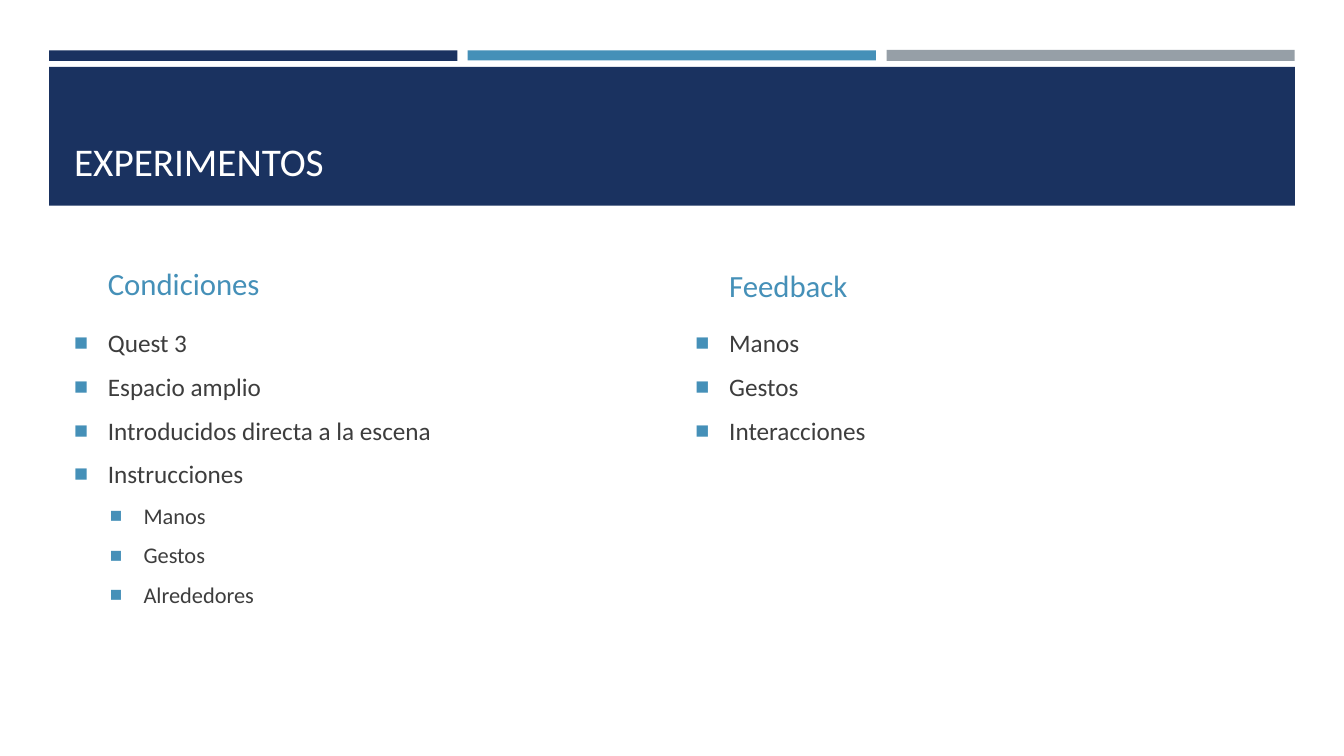
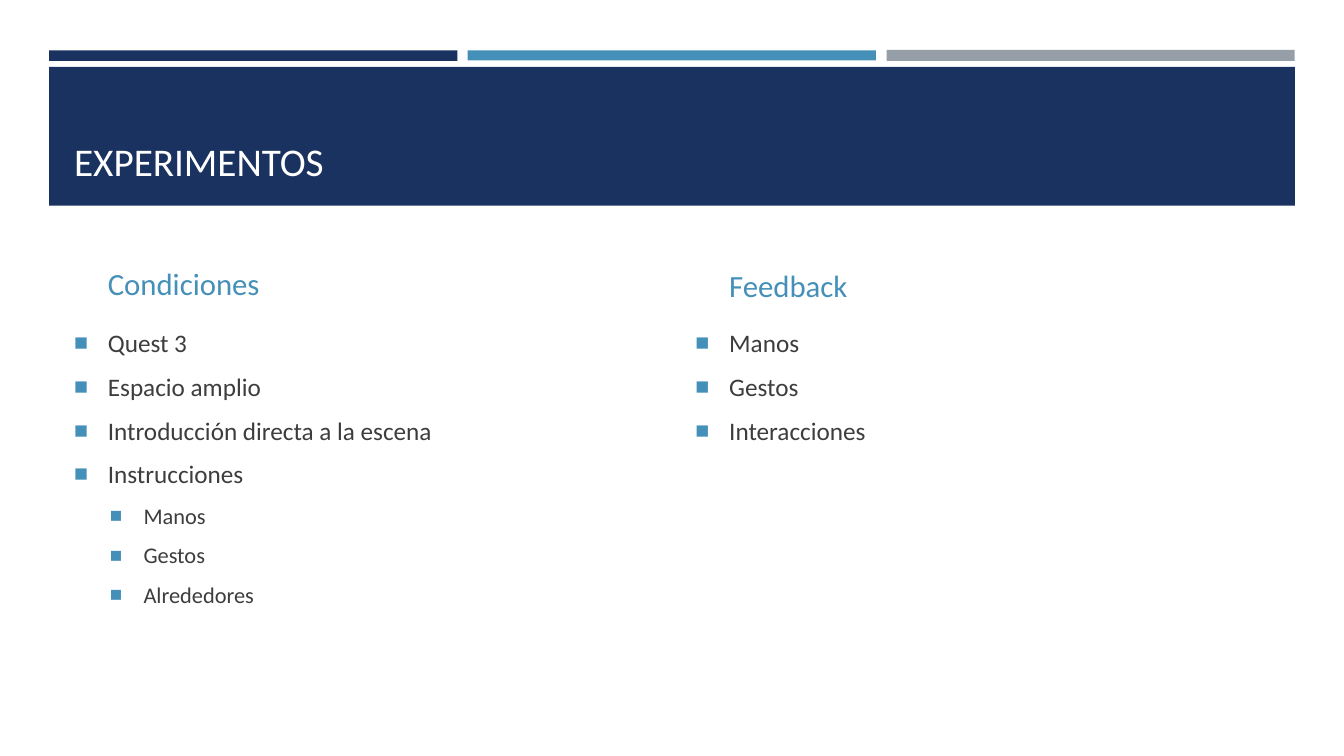
Before and after one commit to JuJoarias/TFG, a slide deck: slide 9 of presentacion/presentacion.pptx. Drawn at 1344x756 pixels with LibreOffice and Linux fonts; fonts in the diff are those of the drawing. Boxes give left, top, right and bottom in pixels: in the first picture for what was removed or moved away, otherwise in the second. Text is boxed around its words. In the diff, an @@ line names an element or a change of style, - is before the commit and + after.

Commit message:
presentacion pdf

```diff
--- a/presentacion/presentacion.pptx
+++ b/presentacion/presentacion.pptx
@@ text at (108,422,432,440): text changed @@
-■ Introducidos directa a la escena
+■ Introducción directa a la escena
```
Also in this commit, not shown: 2 other files.
